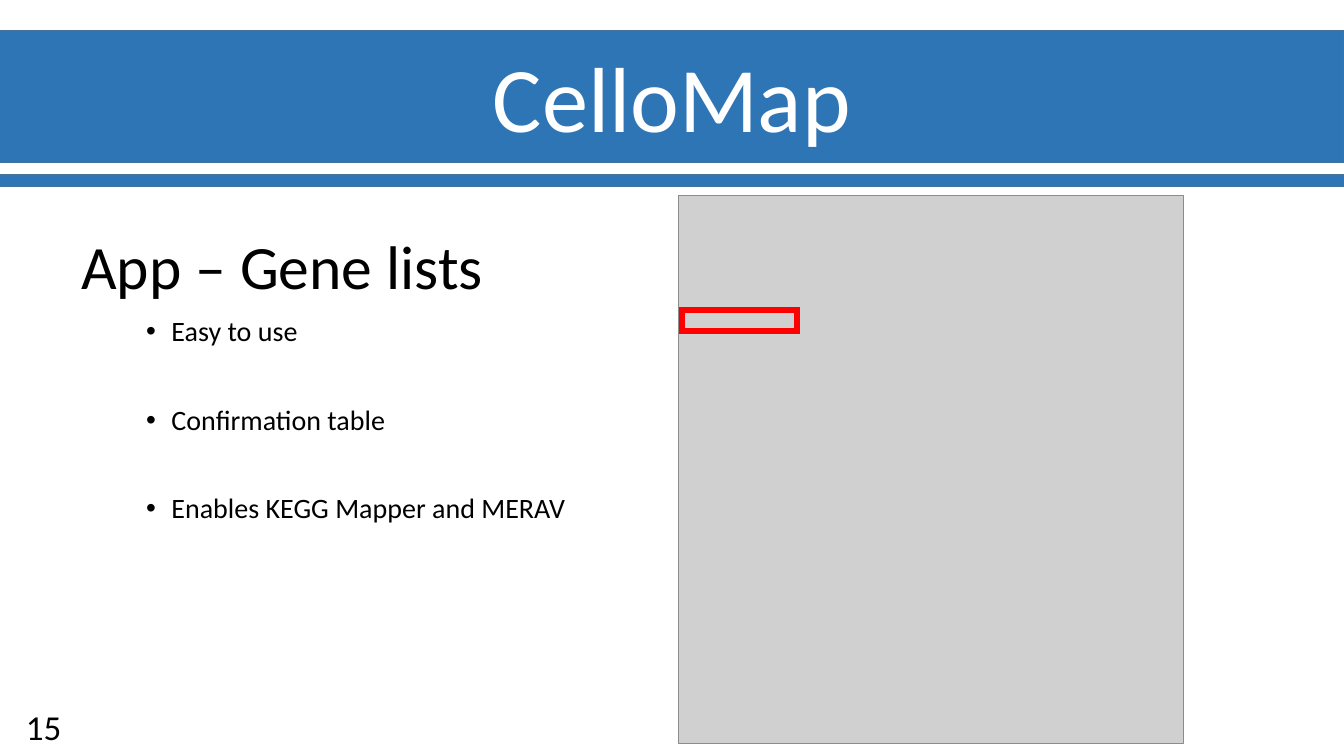
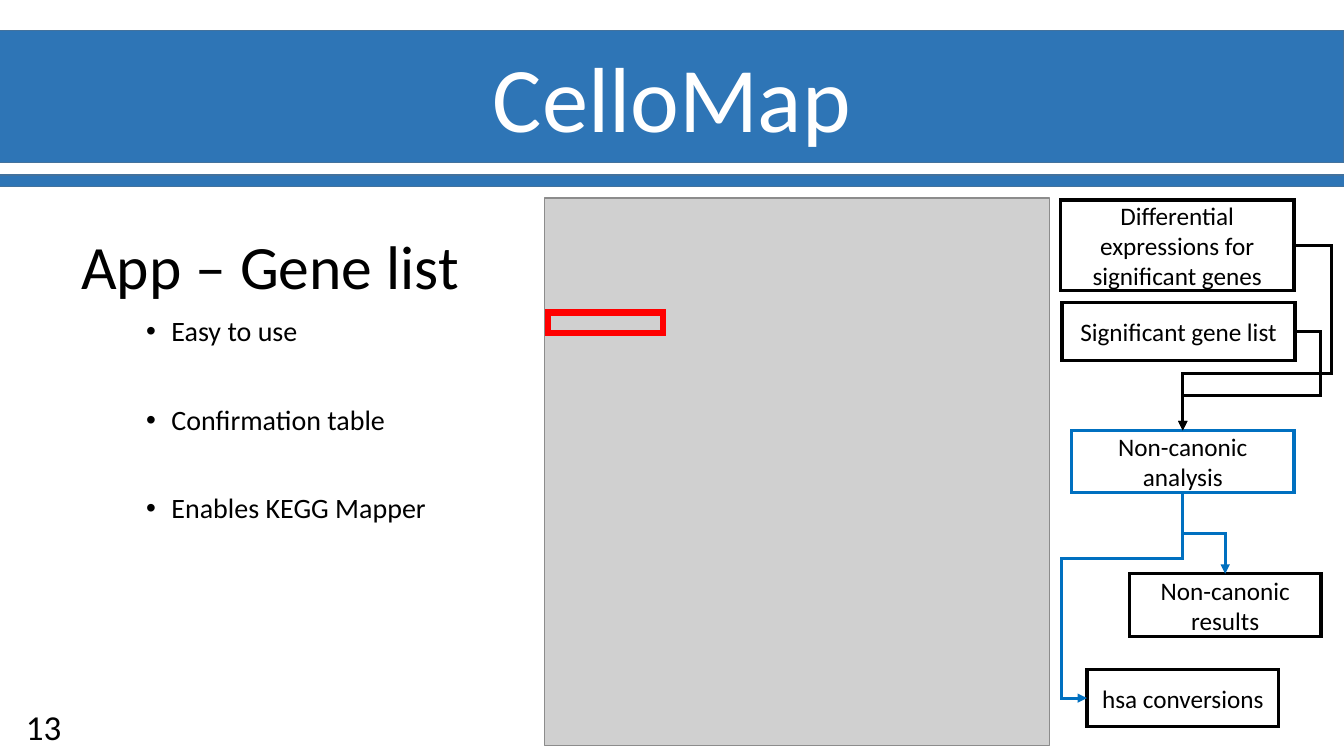
Before and after one commit to Ylefol/projet-INSERM_V5, a slide deck: slide 14 of Slides/Soutenance_Final.pptx (slide 16 before the commit). Drawn at 1344x756 pixels with LibreOffice and Linux fonts; fonts in the diff are those of the drawing; grey boxes stand for pictures; background and template pictures are left out. Boxes give left, top, right and bottom in pixels: in the first picture for what was removed or moved away, otherwise in the second. Text is boxed around its words. In the diff, an @@ line names an element or a change of style, - is before the commit and + after.

```diff
--- a/Slides/Soutenance_Final.pptx
+++ b/Slides/Soutenance_Final.pptx
@@ picture: place and size @@
-picture at (679, 196, 1184, 743)
+picture at (545, 198, 1051, 745)
@@ rectangle added at (1061, 201, 1295, 291), outline #000000 2.25 pt, 18 pt, text #000000 @@
+Differential expressions for significant genes
@@ text at (81, 246, 458, 299): text changed @@
-App – Gene lists
+App – Gene list
@@ elbow arrow added from (1295, 245) to (1183, 431), #000000 2.25 pt @@
@@ rectangle: place and size @@
-rectangle at (682, 311, 797, 331)
+rectangle at (548, 313, 663, 333)
@@ rectangle added at (1063, 302, 1296, 361), outline #000000 2.25 pt, 18 pt, text #000000 @@
+Significant gene list
@@ elbow arrow added from (1296, 332) to (1183, 431), #000000 2.25 pt @@
@@ rectangle added at (1072, 431, 1295, 493), outline #0070C0 2.25 pt, 18 pt, text #000000 @@
+Non-canonic analysis
@@ text at (171, 498, 425, 523): text changed @@
-• Enables KEGG Mapper and MERAV
+• Enables KEGG Mapper
@@ elbow arrow added from (1183, 493) to (1087, 699), #0070C0 2.25 pt @@
@@ elbow arrow added from (1183, 493) to (1225, 574), #0070C0 2.25 pt @@
@@ rectangle added at (1129, 574, 1321, 636), outline #000000 2.25 pt, 18 pt, text #000000 @@
+Non-canonic results
@@ rectangle added at (1087, 670, 1278, 727), outline #000000 2.25 pt, 18 pt, text #000000 @@
+hsa conversions
@@ page number at (26, 717, 61, 741): text changed @@
-15
+13
```
Also in this commit, not shown: 4 other slides changed, 4 slides added, 6 slides removed.
